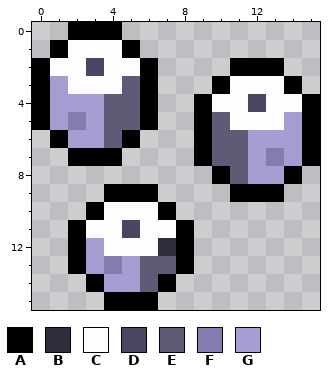
Edited in one commit: pixel-art sprite (lootplot.s0.content/entities/items/reroll/triple_dice.png). This is how it looked before the edit.
The file is 16x16 pixels.
Palette (. is transparent): A #000000  B #302d3f  C #fdfdff  D #4a4662  E #5f5a75  F #847bae  G #a69dd3
Now the later version:
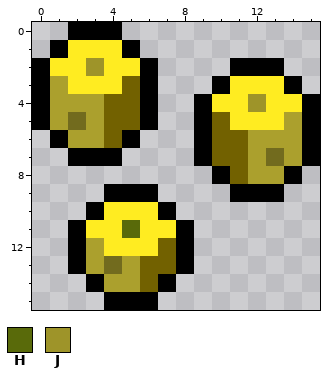
Colours new in this view: H #596a0a  J #9e9429
Edits made:
@@ palette @@
-C #fdfdff
+C #ffec21
-E #5f5a75
+E #726100
-F #847bae
+F #726b1e
-G #a69dd3
+G #aba02d
@@ x 0..15 @@
  1 .ACCCA..........
- 2 ACCDCCA....AAA..
+ 2 ACCJCCA....AAA..
  3 AGCCCEA...ACCCA.
- 4 AGGGEEA..ACCDCCA
+ 4 AGGGEEA..ACCJCCA
  5 AGFGEEA..AECCCGA
@@ x 3..9 @@
 10 ACCCA..
-11 CCDCCA.
-12 GCCCBA.
+11 CCHCCA.
+12 GCCCEA.
 13 GFGEEA.
Changed places in both pictures, as pixel boxes (x1, y1, x2, y2):
changed: (50, 40, 302, 292)
